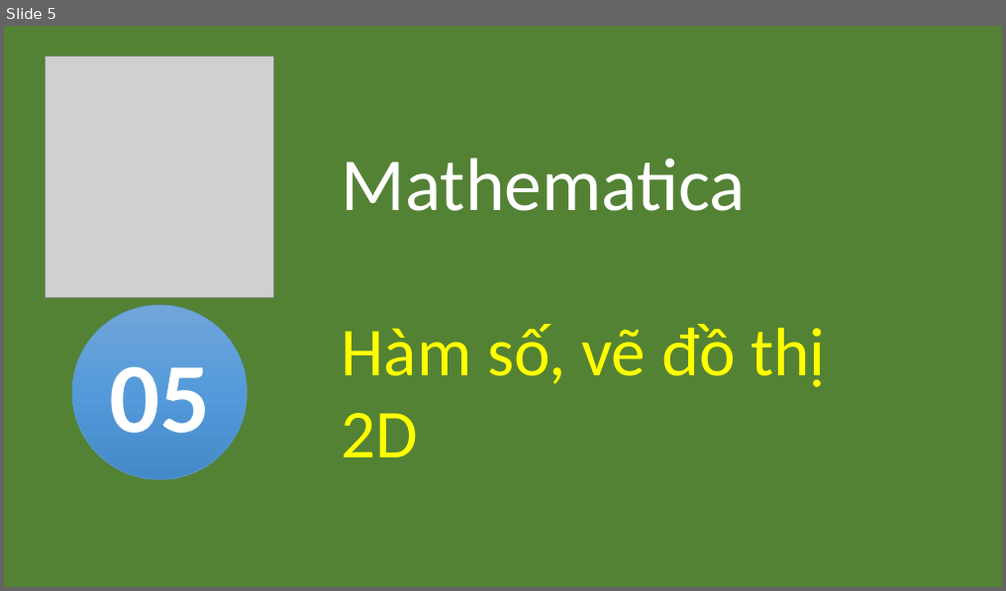
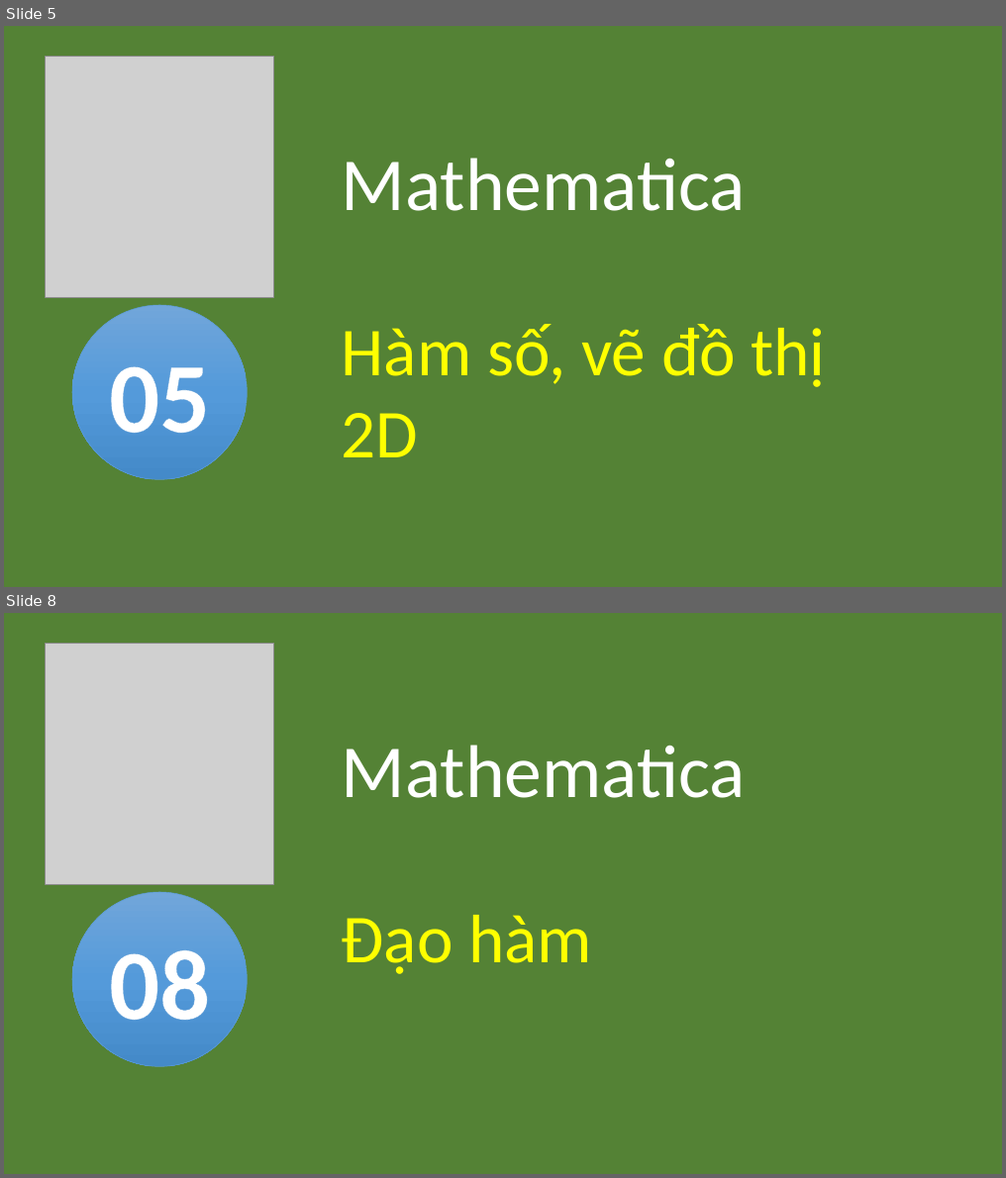
Before and after one commit to xuanthulabnet/mathematica, a slide deck: math-tutorial.pptx. Shown one above the other, each under a label of ours: slide 5 before the commit, slides 5 and 8 after it; the slides between them are not shown. The pictures are 1006x591 and 1006x1178 pixels, drawn with LibreOffice and Linux fonts; fonts in the diff are those of the drawing; grey boxes stand for pictures. Boxes give left, top, right and bottom in pixels: in the first picture for what was removed or moved away, otherwise in the second. Text is boxed around its words. In the diff, an @@ line names an element or a change of style, - is before the commit and + after.

```diff
--- a/math-tutorial.pptx
+++ b/math-tutorial.pptx
@@ slide 8 added at (4,613,1002,1174), background #FFFFFF @@
@@ rectangle added at (4,613,1002,1174), fill #548235 @@
@@ picture added at (46,643,274,884) @@
@@ text added at (342,745,746,974), 72 pt, text #FFFFFF @@
+Mathematica
+Đạo hàm
@@ ellipse added at (72,892,247,1066), fill gradient #71A6DB to #559BDB to #448ACA, outline #5B9BD5 0.5 pt, 96 pt, text #FFFFFF, bold @@
+08
```
Also in this commit, not shown: 5 other slides added, 7 other files.
